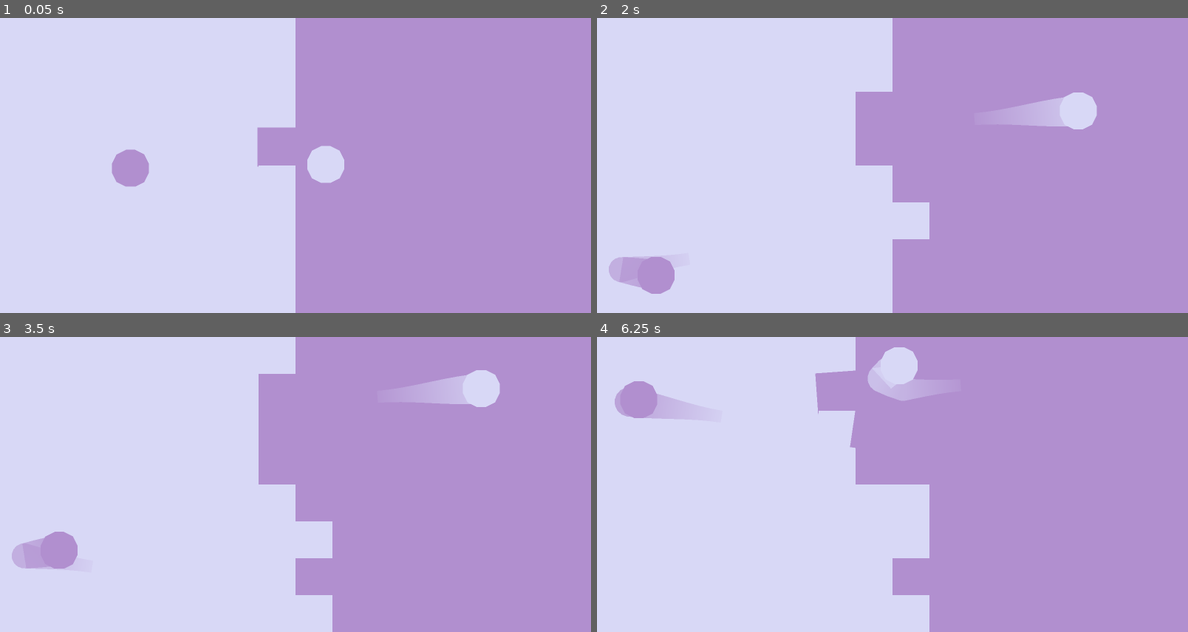
Above: before the commit, frames 1-4 (two rows, left to right).
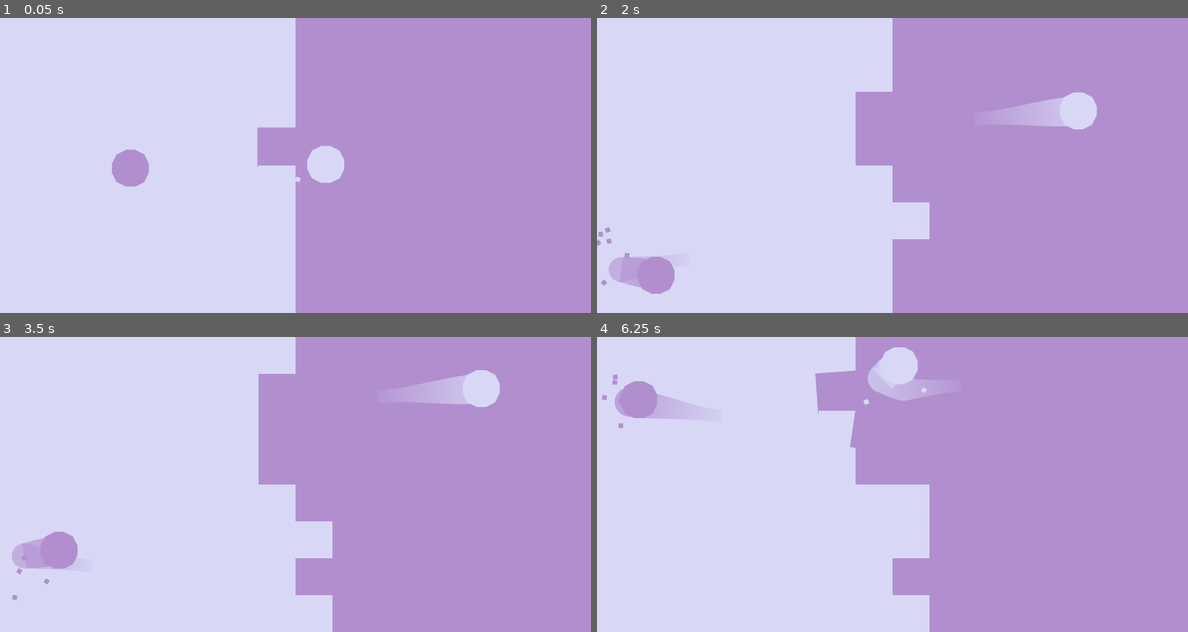
Above: after the commit, the same moments.

Repository: Nrojt/HHS-Game-Dev-Minor
Game: Godot game, scene res://game.tscn
Two runs of this game, one before a commit and one after it. Both use one fixed random seed, a clock stepped at 60 frames per second and the inputs below.
Inputs:
- Up to frame 1 (0.05 s): no input
- Up to frame 2 (2 s): no input
- Up to frame 3 (3.5 s): no input
- Up to frame 4 (6.25 s): no input

The runs differ from the first frame. In frame 1, less than 0.1% of the frame differs, in the area x 50-52%, y 49-56%; in frame 2, less than 0.1%; in frame 3, less than 0.1%; in frame 4, less than 0.1%, in the area x 0-56%, y 12-31%.

Commit message:
feat: particles on ball bounce

Diff:
--- a/e&s-gold-2-bouncy/ball.gd
+++ b/e&s-gold-2-bouncy/ball.gd
@@ -3,6 +3,7 @@
 
 @onready var polygon_2d: Polygon2D = $Polygon2D
 @onready var trail: Line2D = $Trail
+@onready var hit_particles : CPUParticles2D = $HitParticles
 
 @export_group("ball")
 @export var is_ball_one := false
@@ -12,6 +13,10 @@
 @export_group("trail")
 @export var trail_max_points := 10
 @export var trail_min_distance := 2.0
+@export_group("particles")
+@export_range(0.1, 1.0) var bounce_particle_emit_duration : float = 0.2
+@export_range(0.1, 1.0) var min_velocity_multiplier  : float = 0.8
+@export_range(1.0, 2.0) var max_velocity_multiplier  : float = 1.2
 
 var _last_trail_pos: Vector2
 
@@ -30,6 +35,7 @@
 	# Set the correct colour
 	var colour: Color = colour_ball_one if is_ball_one else colour_ball_two
 	polygon_2d.color = colour
+	hit_particles.color = colour
 
 	# Creating gradient for the trail
 	trail.clear_points()
@@ -39,7 +45,28 @@
 	grad.set_color(0, Color(colour.r, colour.g, colour.b, 0.1))
 	trail.gradient = grad
 
+	# Setting up the particles
+	hit_particles.one_shot = true
+	hit_particles.emitting = false
+	hit_particles.lifetime = bounce_particle_emit_duration
+
 func _physics_process(delta: float) -> void:
+	_move_trail()
+
+	var collision: KinematicCollision2D = move_and_collide(velocity * delta)
+	# If there is a collision, bounce the ball and toggle the collided tile
+	if collision:
+		var old_velocity = velocity
+		_collision_effect(old_velocity)
+
+		# Bounce the velocity to the ball collides
+		velocity = velocity.bounce(collision.get_normal())
+
+		# If the collision is with a tile, toggle it
+		if collision.get_collider() is Tile:
+			collision.get_collider().toggle(self)
+
+func _move_trail() -> void:
 	# Creating the trail points
 	var move_delta: Vector2 = position - _last_trail_pos
 	if move_delta.length() > trail_min_distance:
@@ -49,19 +76,18 @@
 		# Adding current ball location
 		trail.add_point(Vector2.ZERO)
 		_last_trail_pos = position
-	if trail.points.size() > trail_max_points:
+
+	# Remove end points from trail
+	if trail.points.size() > trail_max_points  || move_delta == Vector2.ZERO:
 		trail.remove_point(0)
 
-	var collision: KinematicCollision2D = move_and_collide(velocity * delta)
-	# If there is a collision, bounce the ball and toggle the collided tile
-	if collision:
-		# Bounce the velocity to the ball collides
-		velocity = velocity.bounce(collision.get_normal())
+func _collision_effect(old_velocity: Vector2) -> void:
+	var delta_v = (velocity.bounce(Vector2.UP) - old_velocity).length()
+	hit_particles.initial_velocity_min = delta_v * min_velocity_multiplier
+	hit_particles.initial_velocity_max = delta_v * max_velocity_multiplier
+	hit_particles.angular_velocity_max = delta_v
 
-		# If the collision is with a tile, toggle it
-		if collision.get_collider() is Tile:
-			collision.get_collider().toggle(self)
-
+	hit_particles.emitting = true
 
 func _get_collision_layer() -> int:
 	return collision_layer
--- a/e&s-gold-2-bouncy/ball.tscn
+++ b/e&s-gold-2-bouncy/ball.tscn
@@ -28,3 +28,20 @@
 
 [node name="CollisionShape2D" type="CollisionShape2D" parent="."]
 shape = SubResource("CircleShape2D_rw2ro")
+
+[node name="HitParticles" type="CPUParticles2D" parent="."]
+emitting = false
+amount = 6
+one_shot = true
+explosiveness = 1.0
+randomness = 1.0
+emission_shape = 2
+emission_sphere_radius = 5.0
+spread = 180.0
+gravity = Vector2(0, 0)
+initial_velocity_min = 65.0
+initial_velocity_max = 75.0
+angular_velocity_min = -15.0
+angular_velocity_max = 15.0
+angle_min = -180.0
+angle_max = 180.0
